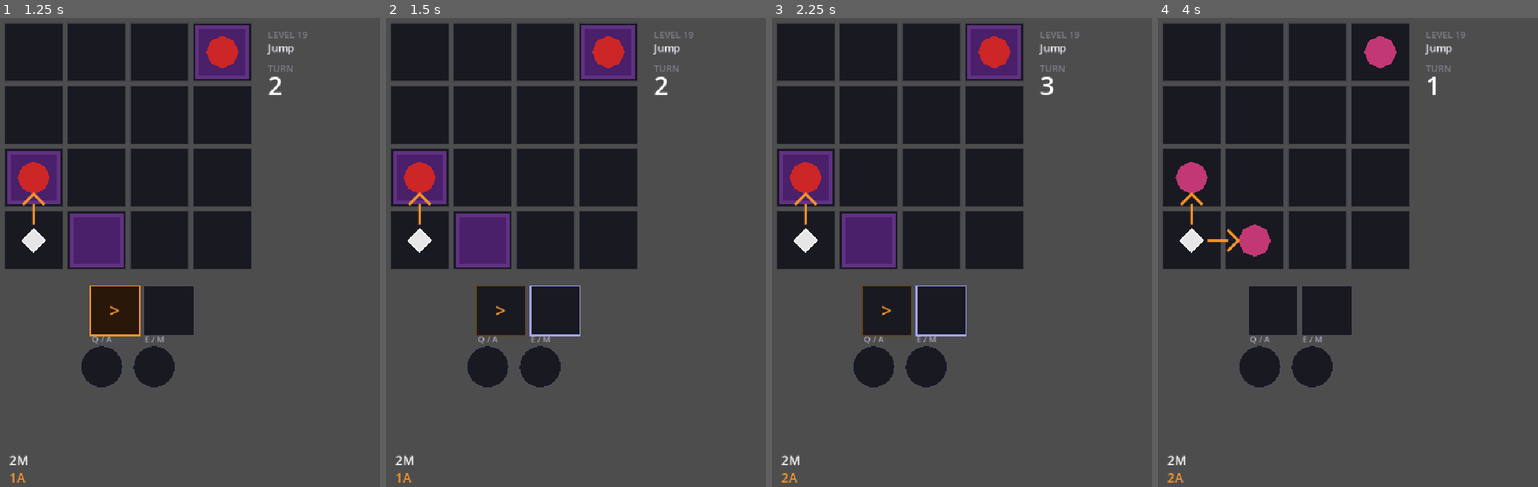
Above: before the commit, frames 1-4 (left to right).
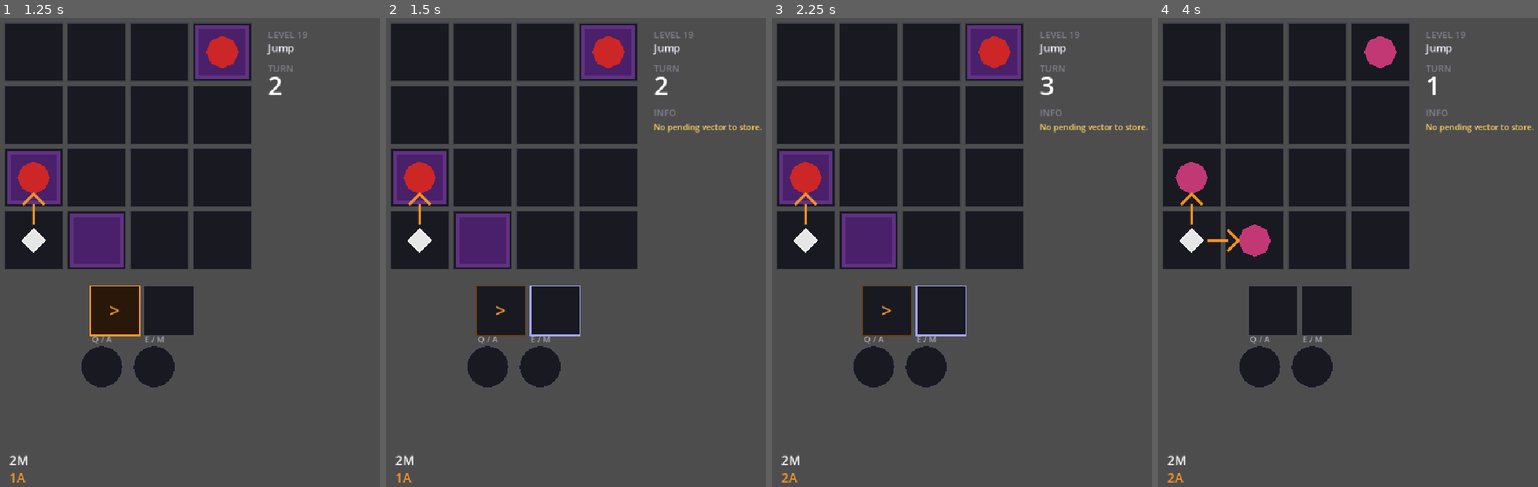
Above: after the commit, the same moments.

Repository: Periodev/DIR
Game: Godot game, scene res://main.tscn
The game is run twice, just before and just after one commit, with the same random seed, the same clock (stepped at 60 frames per second) and the same inputs.
Inputs:
- Up to frame 1 (1.25 s): tap Enter at 0.5 s; hold Right from 0.53 s (still down); tap 1 at 0.6 s; tap Space at 0.77 s
- Up to frame 2 (1.5 s): tap Space at 1.25 s; release Right at 1.28 s; hold Down from 1.28 s (still down); tap 2 at 1.35 s
- Up to frame 3 (2.25 s): tap Space at 1.52 s; tap Enter at 2 s; release Down at 2.03 s; hold Right from 2.03 s (still down); tap 3 at 2.1 s
- Up to frame 4 (4 s): tap Space at 2.75, 3.02, 3.77 s; release Right at 2.78 s; hold Up 2.78-3.53 s; tap 4 at 2.85 s; tap Enter at 3.5 s; hold Left from 3.53 s (still down); tap R at 3.6 s

Frame 1 is identical in both runs. In frame 2, 0.2% of the frame differs, in the area x 70-99%, y 19-25%; in frame 3, 0.2%; in frame 4, 0.2%.

Commit message:
Add zone skill gating and level solver outputs

Diff:
--- a/godot_project/scripts/AsciiLevelMode.gd
+++ b/godot_project/scripts/AsciiLevelMode.gd
@@ -57,6 +57,12 @@
 
 func get_unlocked_slot_count(fallback: int) -> int:
 	return int(level_data.get("unlocked_slot_count", fallback))
+
+
+func get_allowed_skill_types(fallback: Array = []) -> Array:
+	if level_data.has("allowed_skill_types"):
+		return Array(level_data.get("allowed_skill_types", fallback)).duplicate(true)
+	return fallback
 
 
 func allows_kill_recovery() -> bool:
--- a/godot_project/scripts/Board.gd
+++ b/godot_project/scripts/Board.gd
@@ -45,6 +45,7 @@
 var guard_control_quadrant: Dictionary = {}
 var game_over: bool = false
 var game_over_reason: String = ""
+var hud_message: String = ""
 
 var _rng: RandomNumberGenerator = RandomNumberGenerator.new()
 var _next_spawn_preview: Array = []
@@ -309,6 +310,7 @@
 		skill_slots[i] = []
 	skill_preview = -1
 	synthesis.reset(char_config.skill_slot_count)
+	synthesis.set_allowed_skill_types(get_allowed_skill_types())
 	_sync_exe_skill_slots()
 	kill_count = 0
 	shield_spawn_turn.clear()
@@ -319,6 +321,7 @@
 	_guard_active_quadrant = -1
 	game_over = false
 	game_over_reason = ""
+	hud_message = ""
 	_pending_attack_marked = false
 	_pending_move_marked = false
 	_next_spawn_preview.clear()
@@ -426,6 +429,13 @@
 		var level_count: int = level_mode.get_unlocked_slot_count(fallback)
 		return maxi(1, level_count)
 	return maxi(1, fallback)
+
+
+func get_allowed_skill_types() -> Array:
+	var fallback: Array = []
+	if level_mode != null and level_mode.has_method("get_allowed_skill_types"):
+		return level_mode.get_allowed_skill_types(fallback)
+	return fallback
 
 
 func allows_kill_recovery() -> bool:
@@ -588,7 +598,10 @@
 func _try_store_exe_skill_component() -> bool:
 	var before_sizes: Array[int] = _synthesis_slot_sizes()
 	if not synthesis.press_space():
-		return false
+		hud_message = synthesis.get_last_failure_reason()
+		_refresh_visuals()
+		return false
+	hud_message = ""
 	_sync_exe_skill_slots()
 	_record_new_exe_syntheses(before_sizes)
 	_record_slot_usage_sample()
@@ -956,6 +969,11 @@
 		HORIZONTAL_ALIGNMENT_LEFT, -1, 16, Color(0.5, 0.5, 0.55))
 	draw_string(font, Vector2(side_x, 124.0), str(turn),
 		HORIZONTAL_ALIGNMENT_LEFT, -1, 44, Color.WHITE)
+	if not hud_message.is_empty():
+		draw_string(font, Vector2(side_x, 160.0), "INFO",
+			HORIZONTAL_ALIGNMENT_LEFT, -1, 16, Color(0.5, 0.5, 0.55))
+		draw_string(font, Vector2(side_x, 184.0), hud_message,
+			HORIZONTAL_ALIGNMENT_LEFT, 220.0, 14, Color(1.0, 0.82, 0.4))
 	if SHOW_SIDE_STATS:
 		draw_string(font, Vector2(side_x, 262.0), "KILL",
 			HORIZONTAL_ALIGNMENT_LEFT, -1, 16, Color(0.5, 0.5, 0.55))
--- a/godot_project/scripts/LevelConstants_Zone1.gd
+++ b/godot_project/scripts/LevelConstants_Zone1.gd
@@ -15,6 +15,7 @@
 		"move_limit": 0,
 		"attack_limit": 2,
 		"unlocked_slot_count": 1,
+		"allowed_skill_types": ["LAA"],
 		#AASR
 	},
 
@@ -32,6 +33,7 @@
 		"move_limit": 0,
 		"attack_limit": 2,
 		"unlocked_slot_count": 1,
+		"allowed_skill_types": ["LAA"],
 		#AASR
 	},
 
@@ -48,6 +50,7 @@
 		"move_limit": 1,
 		"attack_limit": 2,
 		"unlocked_slot_count": 1,
+		"allowed_skill_types": ["LAA"],
 		#AASMR
 	},
 
@@ -64,6 +67,7 @@
 		"move_limit": 1,
 		"attack_limit": 2,
 		"unlocked_slot_count": 1,
+		"allowed_skill_types": ["LAA"],
 		#AMASR
 	},
 
@@ -81,6 +85,7 @@
 		"move_limit": 2,
 		"attack_limit": 2,
 		"unlocked_slot_count": 1,
+		"allowed_skill_types": ["LAA"],
 		#AMMASR
 	},
 
@@ -98,6 +103,7 @@
 		"move_limit": 2,
 		"attack_limit": 2,
 		"unlocked_slot_count": 1,
+		"allowed_skill_types": ["LAA"],
 		#AMAMSR, MAMASR
 	},
 
@@ -115,6 +121,7 @@
 		"move_limit": 2,
 		"attack_limit": 2,
 		"unlocked_slot_count": 1,
+		"allowed_skill_types": ["LAA"],
 		#AMASMR
 	},
 
@@ -133,6 +140,7 @@
 		"move_limit": 2,
 		"attack_limit": 2,
 		"unlocked_slot_count": 1,
+		"allowed_skill_types": ["LAA"],
 		#AMASMR
 	},
 
@@ -150,6 +158,7 @@
 		"move_limit": 2,
 		"attack_limit": 3,
 		"unlocked_slot_count": 1,
+		"allowed_skill_types": ["LAA"],
 		#AMASAMR
 	},
 ]
--- a/godot_project/scripts/LevelConstants_Zone2.gd
+++ b/godot_project/scripts/LevelConstants_Zone2.gd
@@ -17,6 +17,7 @@
 		"move_limit": 1,
 		"attack_limit": 1,
 		"unlocked_slot_count": 1,
+		"allowed_skill_types": ["LAA", "IMA"],
 		#MASR
 	},
 
@@ -35,6 +36,7 @@
 		"move_limit": 1,
 		"attack_limit": 1,
 		"unlocked_slot_count": 1,
+		"allowed_skill_types": ["LAA", "IMA"],
 		#AMSR
 	},
 
@@ -53,6 +55,7 @@
 		"move_limit": 1,
 		"attack_limit": 1,
 		"unlocked_slot_count": 1,
+		"allowed_skill_types": ["LAA", "IMA"],
 		#AMSR
 	},
 
@@ -70,6 +73,7 @@
 		"move_limit": 1,
 		"attack_limit": 1,
 		"unlocked_slot_count": 1,
+		"allowed_skill_types": ["LAA", "IMA"],
 		#MASR
 	},
 
@@ -88,6 +92,7 @@
 		"move_limit": 1,
 		"attack_limit": 1,
 		"unlocked_slot_count": 1,
+		"allowed_skill_types": ["LAA", "IMA"],
 		#MASR
 	},
 	{
@@ -105,6 +110,7 @@
 		"move_limit": 2,
 		"attack_limit": 1,
 		"unlocked_slot_count": 1,
+		"allowed_skill_types": ["LAA", "IMA"],
 		#MMASR
 	},
 
@@ -124,6 +130,7 @@
 		"move_limit": 2,
 		"attack_limit": 2,
 		"unlocked_slot_count": 1,
+		"allowed_skill_types": ["LAA", "IMA"],
 		#MAMSRA
 	},
 
@@ -141,6 +148,7 @@
 		"move_limit": 1,
 		"attack_limit": 2,
 		"unlocked_slot_count": 1,
+		"allowed_skill_types": ["LAA", "IMA"],
 		#MASRA
 	},
 
@@ -159,6 +167,7 @@
 		"move_limit": 2,
 		"attack_limit": 2,
 		"unlocked_slot_count": 1,
+		"allowed_skill_types": ["LAA", "IMA"],
 		#AMSRAMSR
 	},
 ]
--- a/godot_project/scripts/LevelConstants_Zone3.gd
+++ b/godot_project/scripts/LevelConstants_Zone3.gd
@@ -18,6 +18,7 @@
 		"attack_limit": 2,
 		"unlocked_slot_count": 2,
 		"kill_recovery_enabled": false,
+		"allowed_skill_types": ["LAA", "IMA", "IAA", "LMA"],
 		#AAMSRMSR
 	},
 
@@ -37,6 +38,7 @@
 		"attack_limit": 3,
 		"unlocked_slot_count": 2,
 		"kill_recovery_enabled": false,
+		"allowed_skill_types": ["LAA", "IMA", "IAA", "LMA"],
 		#AMSAASRR
 	},
 
@@ -55,6 +57,7 @@
 		"attack_limit": 3,
 		"unlocked_slot_count": 2,
 		"kill_recovery_enabled": false,
+		"allowed_skill_types": ["LAA", "IMA", "IAA", "LMA"],
 		#AASMASRR, AAMSASRR
 	},
 
@@ -74,6 +77,7 @@
 		"attack_limit": 3,
 		"unlocked_slot_count": 2,
 		"kill_recovery_enabled": false,
+		"allowed_skill_types": ["LAA", "IMA", "IAA", "LMA"],
 		#AASAMSRR
 	},
 
@@ -94,6 +98,7 @@
 		"attack_limit": 3,
 		"unlocked_slot_count": 2,
 		"kill_recovery_enabled": false,
+		"allowed_skill_types": ["LAA", "IMA", "IAA", "LMA"],
 		#AMSARASR
 	},
 
@@ -112,7 +117,8 @@
 		"attack_limit": 3,
 		"unlocked_slot_count": 2,
 		"kill_recovery_enabled": false,
-		#MAMASRASR, AMASMASRR
+		"allowed_skill_types": ["LAA", "IMA", "IAA", "LMA"],
+		#MAMASRASR, MASMARASR, AMASMASRR
 	},
 
 
--- a/godot_project/scripts/LevelMode.gd
+++ b/godot_project/scripts/LevelMode.gd
@@ -28,6 +28,10 @@
 	return fallback
 
 
+func get_allowed_skill_types(fallback: Array = []) -> Array:
+	return fallback
+
+
 func allows_kill_recovery() -> bool:
 	return true
 
--- a/godot_project/scripts/VectorSynthesisState.gd
+++ b/godot_project/scripts/VectorSynthesisState.gd
@@ -11,6 +11,8 @@
 var slots: Array = []
 var selected_slot: int = -1
 var input_buffer: RefCounted = _INPUT_BUFFER_SCRIPT.new()
+var allowed_skill_types: Dictionary = {}
+var last_failure_reason: String = ""
 
 
 func reset(slot_count: int) -> void:
@@ -19,6 +21,15 @@
 		slots.append([])
 	selected_slot = -1
 	input_buffer.clear()
+	last_failure_reason = ""
+
+
+func set_allowed_skill_types(skill_types: Array) -> void:
+	allowed_skill_types.clear()
+	for skill_type_name: Variant in skill_types:
+		for skill_type: int in skill_type_name_to_enums(str(skill_type_name)):
+			if skill_type != CharacterData.SkillType.NONE:
+				allowed_skill_types[skill_type] = true
 
 
 static func board_dir_to_core(dir: int) -> int:
@@ -157,7 +168,9 @@
 		return token_is_attack(token)
 	if token_count != 1:
 		return false
-	return can_compose(slots[index][0], token)
+	if not can_compose(slots[index][0], token):
+		return false
+	return skill_type_allowed(classify_tokens([slots[index][0], token]))
 
 
 func slot_store(index: int, token: int) -> bool:
@@ -174,21 +187,32 @@
 
 func press_space() -> bool:
 	if not has_pending():
+		last_failure_reason = "No pending vector to store."
 		return false
 	var slot_index: int = selected_slot
 	var token: int = NO_TOKEN
 	if slot_index >= 0:
 		token = get_pending_token_for_slot(slot_index)
-		if token == NO_TOKEN or not slot_store(slot_index, token):
+		if token == NO_TOKEN:
+			last_failure_reason = "Selected slot cannot accept current pending vector."
+			return false
+		if not slot_store(slot_index, token):
+			last_failure_reason = "Selected slot rejected that skill composition."
 			return false
 	else:
 		slot_index = _find_default_store_slot()
 		if slot_index < 0:
+			last_failure_reason = "No slot can accept the current pending vector."
 			return false
 		token = get_pending_token_for_slot(slot_index)
-		if token == NO_TOKEN or not slot_store(slot_index, token):
+		if token == NO_TOKEN:
+			last_failure_reason = "No valid vector-slot match found."
+			return false
+		if not slot_store(slot_index, token):
+			last_failure_reason = "Auto-selected slot rejected that skill composition."
 			return false
 	input_buffer.consume(token)
+	last_failure_reason = ""
 	return true
 
 
@@ -213,6 +237,10 @@
 
 func can_cast_selected() -> bool:
 	return slot_status(selected_slot) == SlotStatus.COMPLETE
+
+
+func get_last_failure_reason() -> String:
+	return last_failure_reason
 
 
 func consume_selected_skill() -> Array:
@@ -244,6 +272,8 @@
 		first_token = token_code(TokenKind.ATTACK, second_core_dir)
 		second_token = token_code(TokenKind.MOVE, first_core_dir)
 	if not can_compose(first_token, second_token):
+		return false
+	if not skill_type_allowed(classify_tokens([first_token, second_token])):
 		return false
 	slots[index] = [first_token, second_token]
 	return true
@@ -288,10 +318,7 @@
 static func classify_tokens(tokens: Array) -> int:
 	if tokens.size() != 2 or not can_compose(tokens[0], tokens[1]):
 		return CharacterData.SkillType.NONE
-	var d0: int = token_board_dir(tokens[0])
-	var d1: int = token_board_dir(tokens[1])
-	var first_is_attack: bool = token_is_attack(tokens[0])
-	return CharacterData.classify_skill([d0, d1, first_is_attack])
+	return CharacterData.classify_skill(tokens_to_legacy(tokens))
 
 
 static func tokens_to_legacy(tokens: Array) -> Array:
@@ -312,6 +339,28 @@
 	]
 
 
+func skill_type_allowed(skill_type: int) -> bool:
+	if allowed_skill_types.is_empty():
+		return true
+	return allowed_skill_types.has(skill_type)
+
+
+static func skill_type_name_to_enums(skill_type_name: String) -> Array[int]:
+	match skill_type_name.to_upper():
+		"LAA":
+			return [CharacterData.SkillType.ORTHO_AA]
+		"IAA":
+			return [CharacterData.SkillType.SAME_AA]
+		"IMA":
+			return [CharacterData.SkillType.SAME_MA]
+		"LMA":
+			return [CharacterData.SkillType.LEFT_MA, CharacterData.SkillType.RIGHT_MA]
+		"RMA":
+			return [CharacterData.SkillType.RIGHT_MA]
+		_:
+			return []
+
+
 func _slot_index_valid(index: int) -> bool:
 	return index >= 0 and index < slots.size()
 
Not shown, added: godot_project/tools/solver_outputs/solve_1-1.txt
Not shown, added: godot_project/tools/solver_outputs/solve_1-2.txt
Not shown, added: godot_project/tools/solver_outputs/solve_1-3.txt
Not shown, added: godot_project/tools/solver_outputs/solve_1-4.txt
Not shown, added: godot_project/tools/solver_outputs/solve_1-5.txt
Not shown, added: godot_project/tools/solver_outputs/solve_1-6.txt
Not shown, added: godot_project/tools/solver_outputs/solve_1-7.txt
Not shown, added: godot_project/tools/solver_outputs/solve_1-8.txt
Not shown, added: godot_project/tools/solver_outputs/solve_1-9.txt
Not shown, added: godot_project/tools/solver_outputs/solve_2-1.txt
Not shown, added: godot_project/tools/solver_outputs/solve_2-2.txt
Not shown, added: godot_project/tools/solver_outputs/solve_2-3.txt
(and 16 more such lines)
